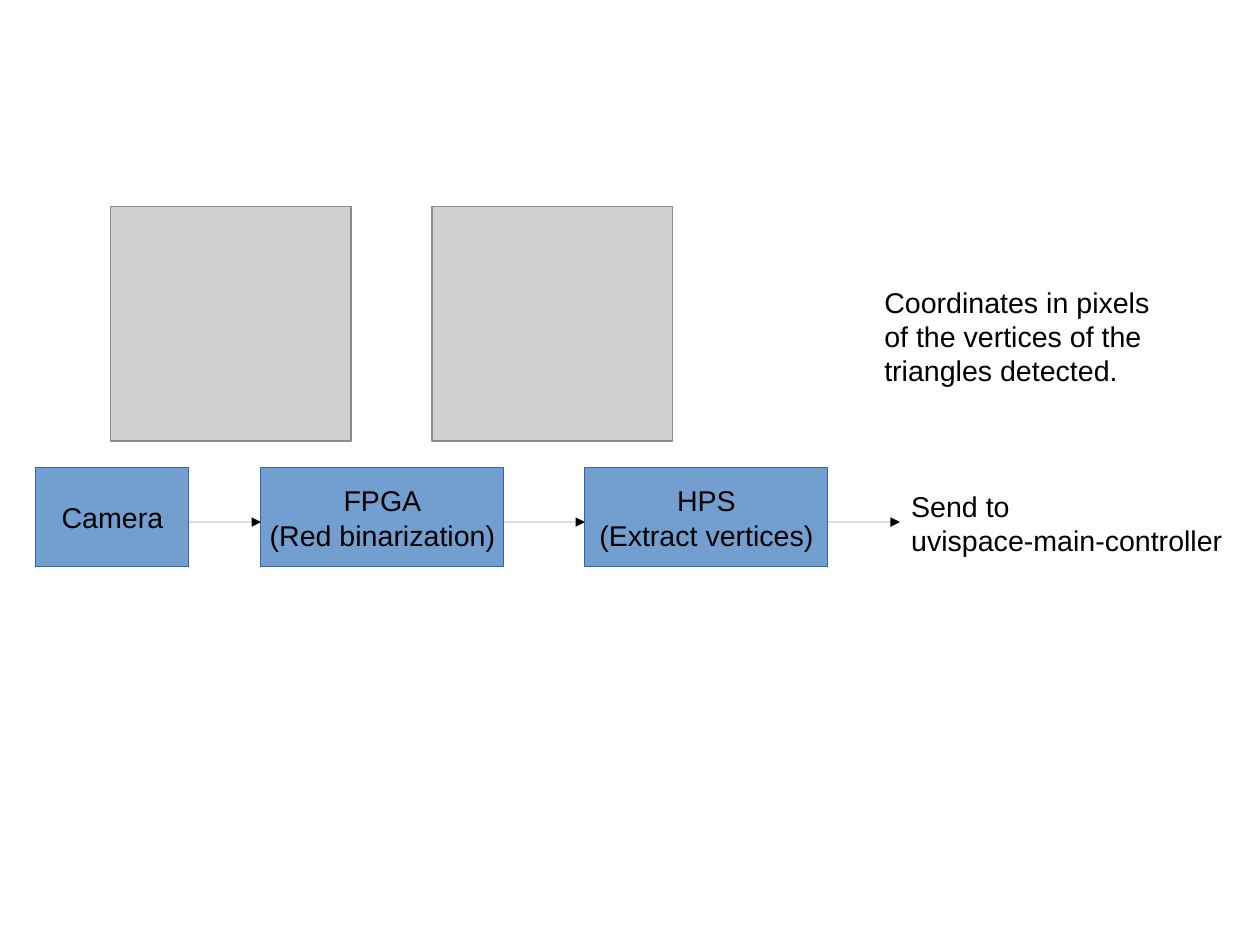
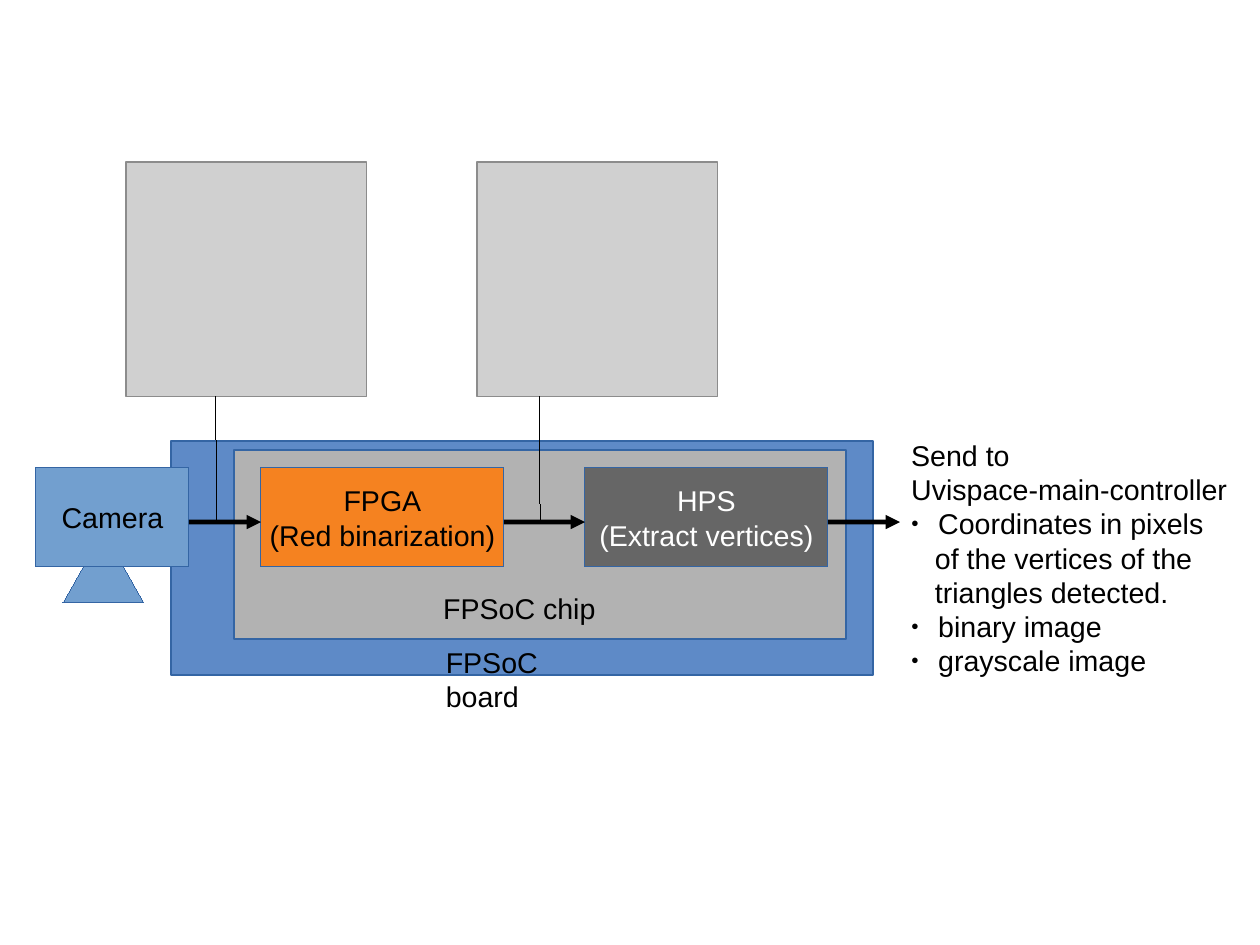
Before and after one commit to UviDTE-UviSpace/uvispace-documentation, a slide deck: slide 1 of docs/_static/fpga-camera-figs/processing-main.odp. Drawn at 1260x945 pixels with LibreOffice and Linux fonts; fonts in the diff are those of the drawing; grey boxes stand for pictures. Boxes give left, top, right and bottom in pixels: in the first picture for what was removed or moved away, otherwise in the second. Text is boxed around its words. In the diff, an @@ line names an element or a change of style, - is before the commit and + after.

Commit message:
improve introduction of the camera and add FPSoC Localization Node section

```diff
--- a/docs/_static/fpga-camera-figs/processing-main.odp
+++ b/docs/_static/fpga-camera-figs/processing-main.odp
@@ picture: place and size @@
-picture at [111, 207, 352, 441]
+picture at [126, 162, 367, 397]
@@ picture: place and size @@
-picture at [432, 207, 672, 441]
+picture at [477, 162, 717, 397]
@@ line added from (216, 397) to (216, 523), #000000 0 pt @@
@@ line added from (540, 397) to (540, 523), #000000 0 pt @@
@@ rectangle added at [172, 441, 874, 676], fill #5E8AC7, outline #3465A4 1.5 pt @@
@@ text "Send to": place and size @@
-text "Send to" at [884, 292, 1149, 387]
+text "Send to" at [911, 445, 1227, 677]
@@ text at [911, 445, 1227, 506]: paragraphs added @@
+Send to
+Uvispace-main-controller
@@ rectangle added at [234, 450, 846, 639], fill #B2B2B2, outline #3465A4 1.5 pt @@
@@ rectangle "FPGA" at [261, 468, 504, 567]: fill #729FCF to #F58220 @@
@@ rectangle "HPS" at [585, 468, 829, 567]: text colour #000000 to #FFFFFF; fill #729FCF to #666666 @@
@@ text removed at [911, 496, 1222, 557] @@
-Send to
-uvispace-main-controller
@@ arrow (189, 523) - (261, 523): stroke #000000 0 pt to #000000 3 pt @@
@@ arrow (504, 523) - (585, 523): stroke #000000 0 pt to #000000 3 pt @@
@@ arrow (828, 523) - (900, 523): stroke #000000 0 pt to #000000 3 pt @@
@@ text at [938, 513, 1203, 540]: bullet none to ● @@
@@ freeform shape added at [63, 567, 144, 603], fill #729FCF, outline #3465A4 0 pt @@
@@ text added at [443, 598, 595, 624], 18 pt, text #000000 @@
+FPSoC chip
@@ text at [938, 616, 1146, 677]: paragraphs added @@
+● binary image
+● grayscale image
@@ text added at [446, 653, 538, 708], 18 pt, text #000000 @@
+FPSoC board
```
Also in this commit, not shown: 4 other files.
